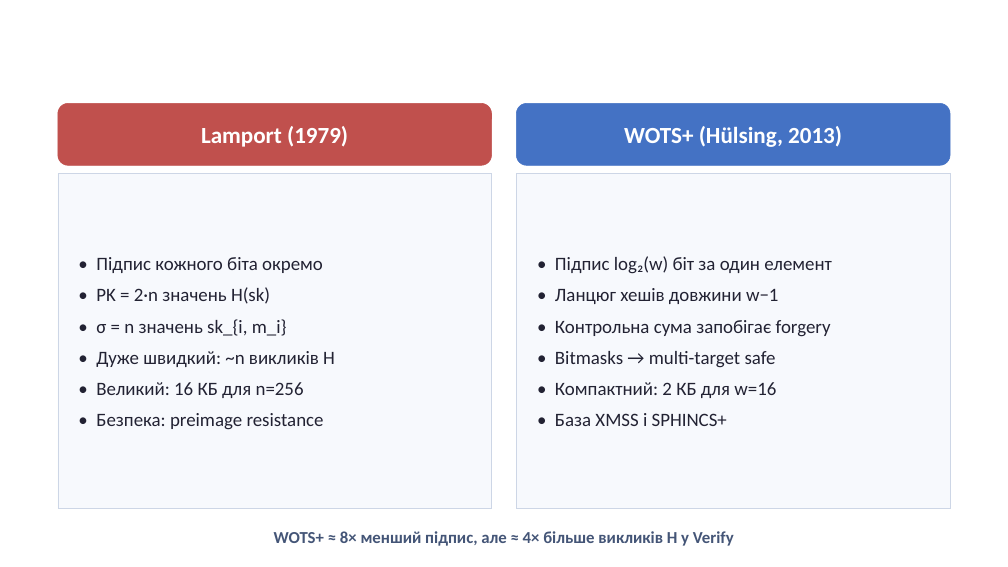
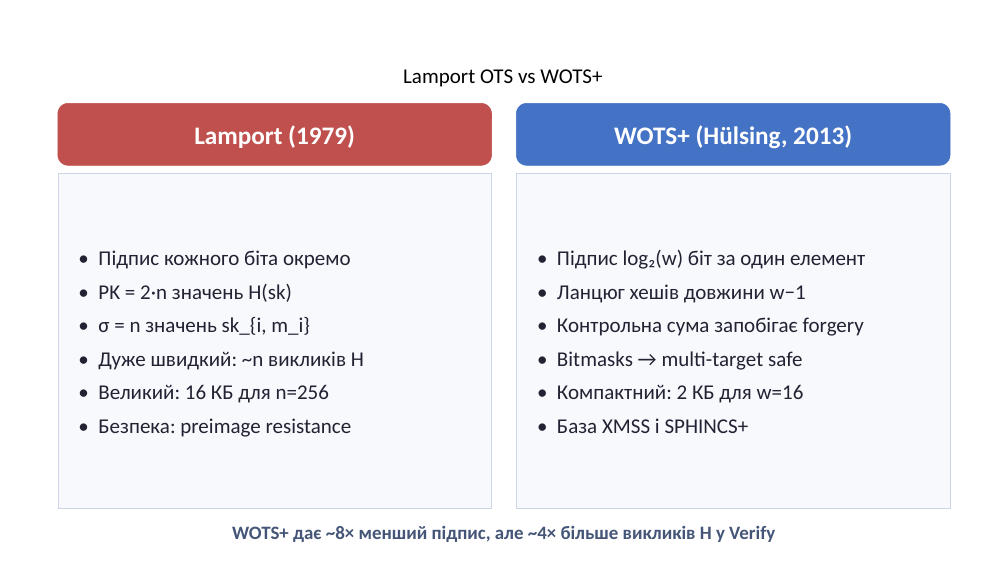
Before and after one commit to Andriykooo/ifntung-studies, a slide deck: slide 21 of Year 1/Постквантова криптографія/UA/2026/PPT/Презентація_7.pptx (slide 22 before the commit). Drawn at 1008x567 pixels with LibreOffice and Linux fonts; fonts in the diff are those of the drawing. Boxes give left, top, right and bottom in pixels: in the first picture for what was removed or moved away, otherwise in the second. Text is boxed around its words. In the diff, an @@ line names an element or a change of style, - is before the commit and + after.

Commit message:
feat(post-quantum-cryptography): update labs formatting. Fix lab and presentation

```diff
--- a/Year 1/Постквантова криптографія/UA/2026/PPT/Презентація_7.pptx
+++ b/Year 1/Постквантова криптографія/UA/2026/PPT/Презентація_7.pptx
@@ text added at [403, 69, 602, 87], 20 pt, text #000000 @@
+Lamport OTS vs WOTS+
@@ rounded rectangle "Lamport (1979)" at [58, 104, 492, 166]: size 22 to 24 pt @@
@@ rounded rectangle "WOTS+ (Hülsing, 2013)" at [516, 104, 951, 166]: size 22 to 24 pt @@
@@ rectangle "• Підпис кожного біта окремо" at [58, 174, 492, 509]: size 18 to 20 pt @@
@@ rectangle "• Підпис log₂(w) біт за ..." at [516, 174, 951, 509]: size 18 to 20 pt @@
@@ text at [232, 526, 775, 542]: text changed; size 16 to 18 pt @@
-WOTS+ ≈ 8× менший підпис, але ≈ 4× більше викликів H у Verify
+WOTS+ дає ~8× менший підпис, але ~4× більше викликів H у Verify
```
Also in this commit, not shown: 24 other slides changed, 1 slide removed, 4 other files.
